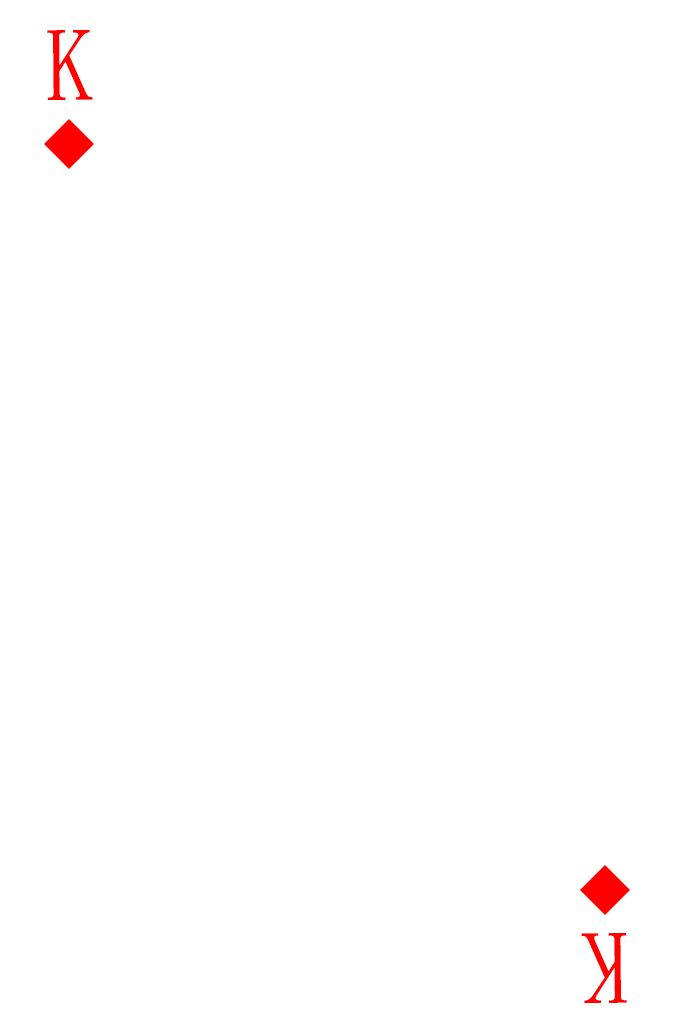
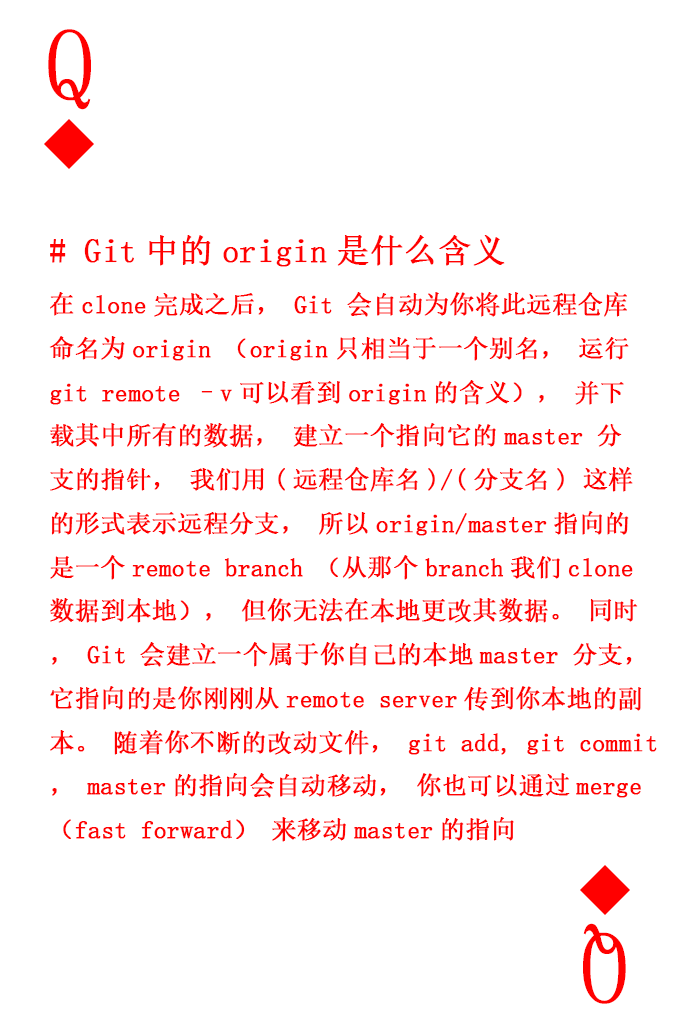
Two versions of the same layered image (673 x 1028). Layer-by-layer changes:
added group "command" with 1 layers above "num and pic up" over [49, 235, 657, 842]
added layer "# Git中的origin是什么含义 在clone完成之后，Git 会自动为你将此远程仓库 命名为origin（origin只" in group "command" over [49, 235, 657, 842]
painted on "number" (1st of 2, in "num and pic up") over [47, 29, 93, 110]
painted on "number" (2nd of 2, in "num and pic bottom") over [581, 923, 627, 1004]
